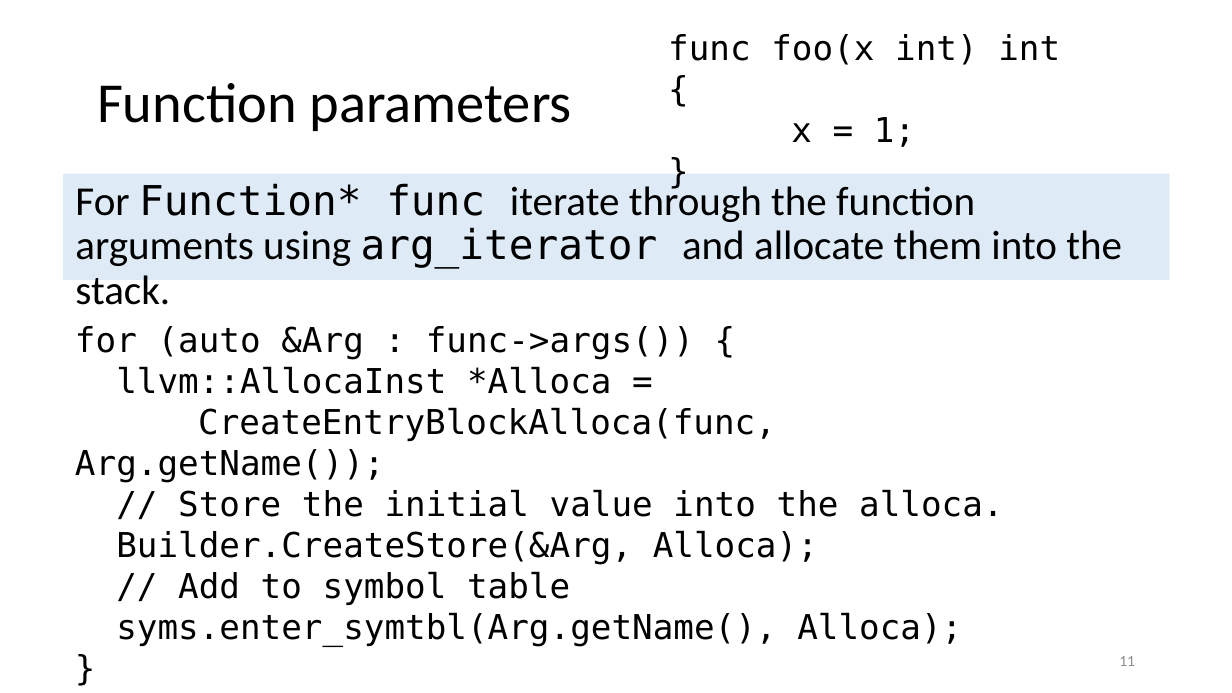
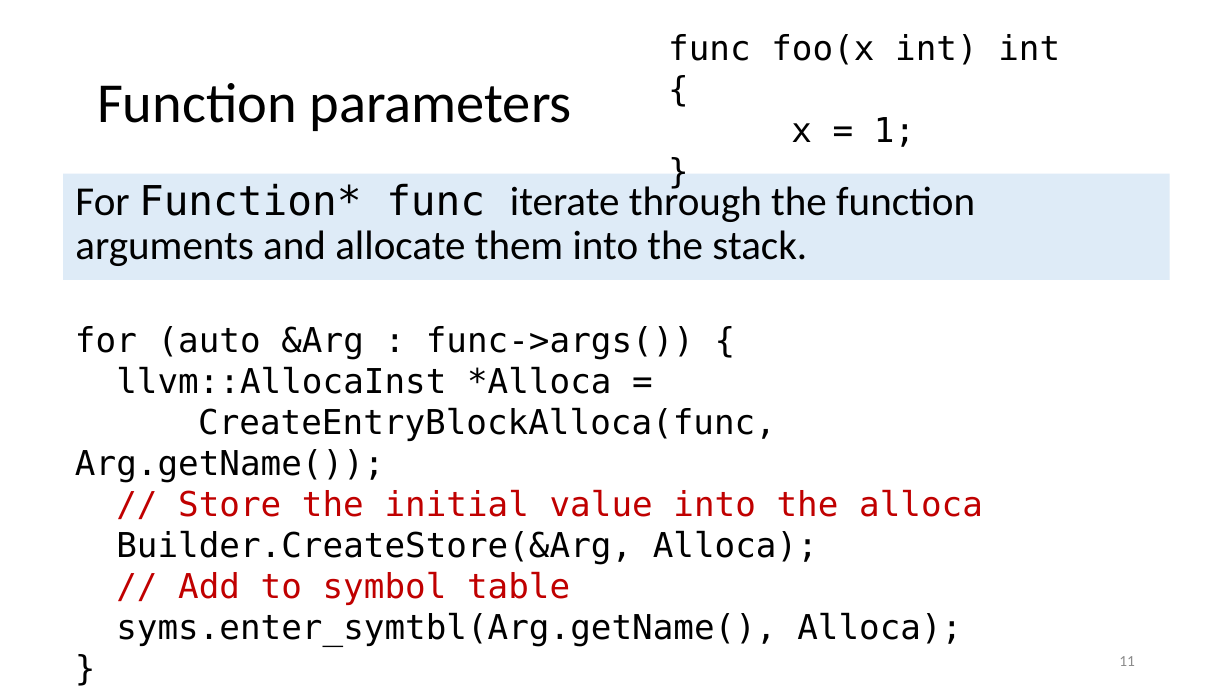
Before and after one commit to anoopsarkar/compilers-class, a slide deck: slide 11 of assets/ppt/codegen/decafLLVM.pptx. Drawn at 1232x693 pixels with LibreOffice and Linux fonts; fonts in the diff are those of the drawing. Boxes give left, top, right and bottom in pixels: in the first picture for what was removed or moved away, otherwise in the second. Text is boxed around its words. In the diff, an @@ line names an element or a change of style, - is before the commit and + after.

```diff
--- a/assets/ppt/codegen/decafLLVM.pptx
+++ b/assets/ppt/codegen/decafLLVM.pptx
@@ text at (x1=75, y1=181, x2=975, y2=266): text changed @@
-For Function* func iterate through the function arguments using arg_iterator and allocate them into the stack.
+For Function* func iterate through the function arguments and allocate them into the stack.
@@ text at (x1=178, y1=489, x2=983, y2=517): text changed; text colour #000000 to #C00000 @@
-// Store the initial value into the alloca.
+// Store the initial value into the alloca
@@ text at (x1=178, y1=571, x2=570, y2=605): text colour #000000 to #C00000 in "// Add to symbol table" @@
```
Also in this commit, not shown: 9 other slides changed, 2 other files.
